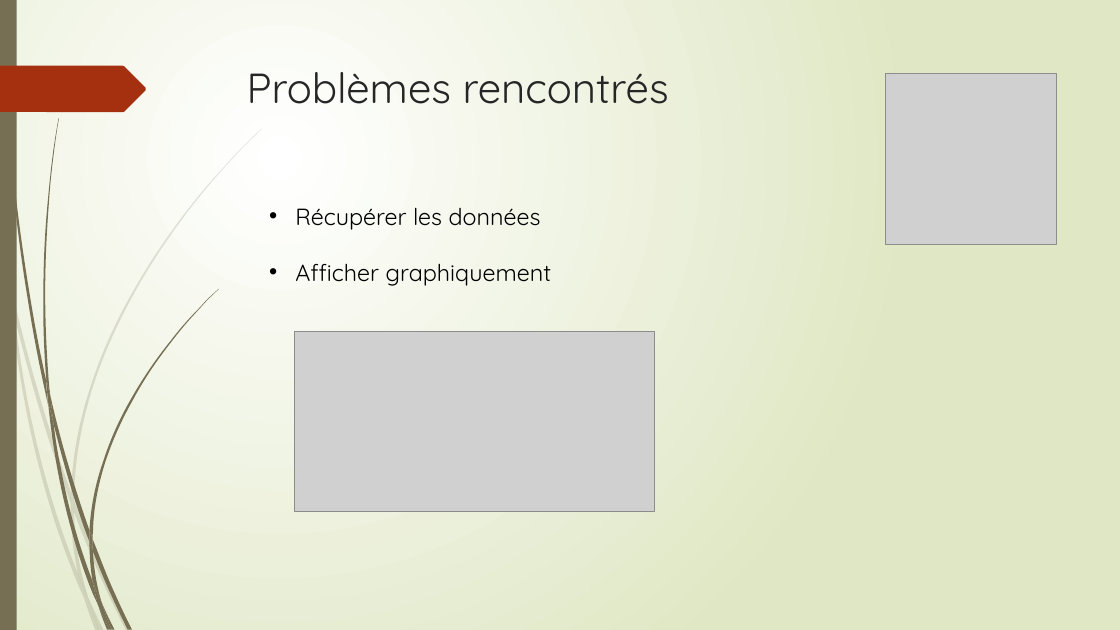
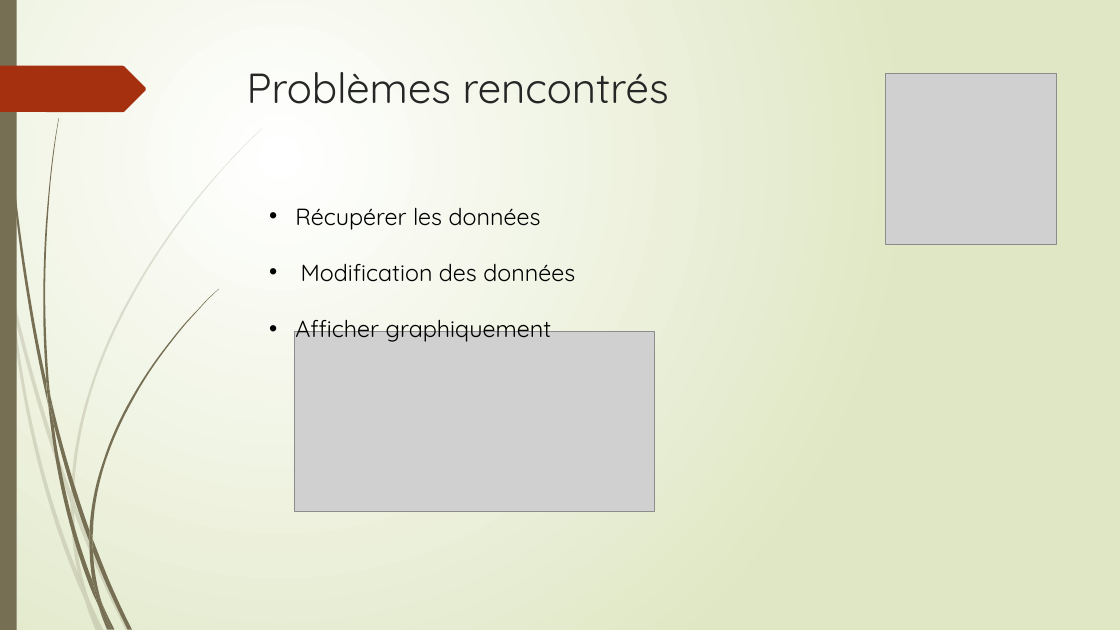
Before and after one commit to alexgwadou/projetB13, a slide deck: slide 9 of Projet Internet des Objets.pptx. Drawn at 1120x630 pixels with LibreOffice and Linux fonts; fonts in the diff are those of the drawing; grey boxes stand for pictures. Boxes give left, top, right and bottom in pixels: in the first picture for what was removed or moved away, otherwise in the second. Text is boxed around its words. In the diff, an @@ line names an element or a change of style, - is before the commit and + after.

Commit message:
Modification

```diff
--- a/Projet Internet des Objets.pptx
+++ b/Projet Internet des Objets.pptx
@@ text at (301,264,575,282): paragraph added @@
+• Modification des données
```
Also in this commit, not shown: 1 other slide changed, 1 other file.
